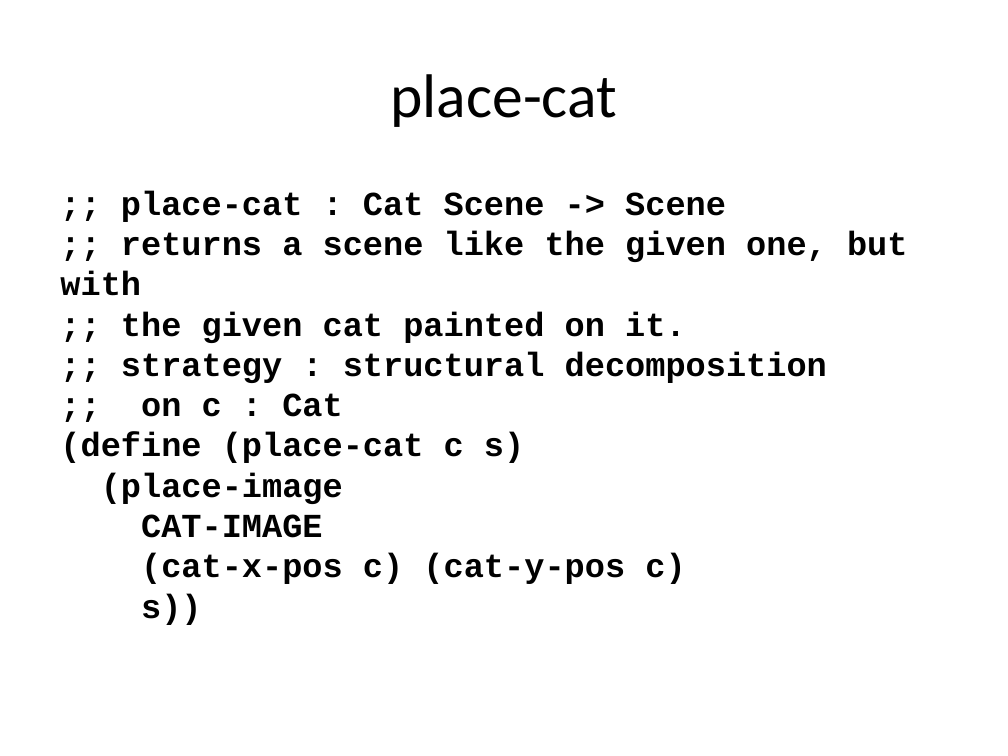
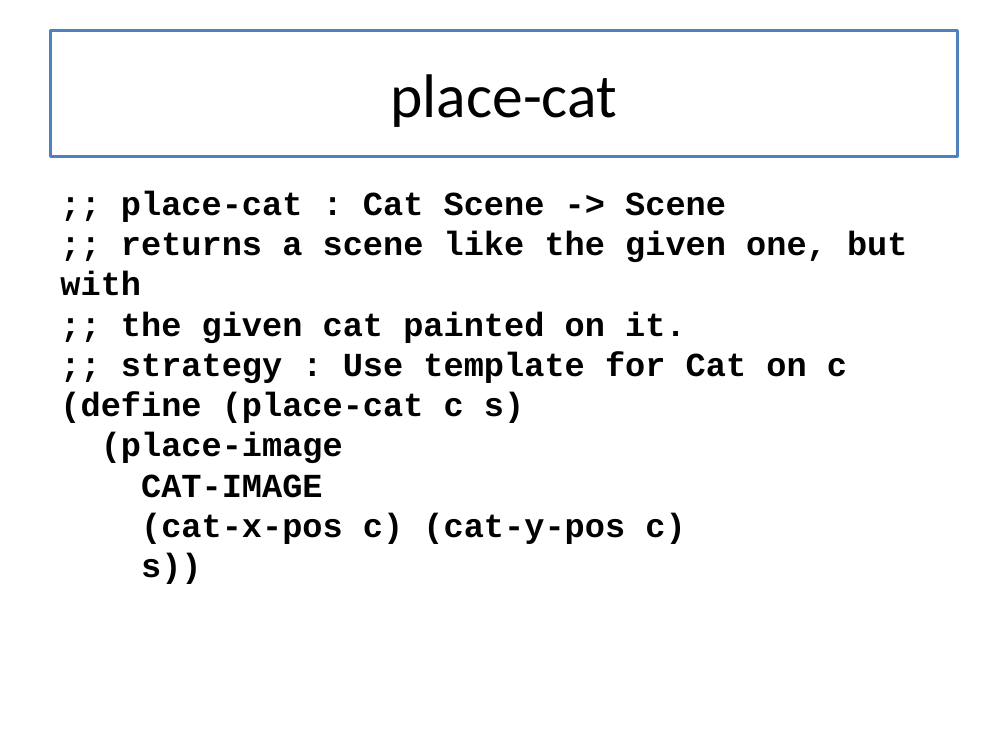
Before and after one commit to mwand/cs5010f16, a slide deck: slide 16 of Slides/Lesson 3.4 Two Draggable Cats.pptx. Drawn at 1008x756 pixels with LibreOffice and Linux fonts; fonts in the diff are those of the drawing. Boxes give left, top, right and bottom in pixels: in the first picture for what was removed or moved away, otherwise in the second. Text is boxed around its words. In the diff, an @@ line names an element or a change of style, - is before the commit and + after.

```diff
--- a/Slides/Lesson 3.4 Two Draggable Cats.pptx
+++ b/Slides/Lesson 3.4 Two Draggable Cats.pptx
@@ title "place-cat": place and size @@
-title "place-cat" at box(391, 74, 617, 127)
+title "place-cat" at box(50, 30, 958, 156)
@@ title "place-cat" at box(50, 30, 958, 156): fill none to #FFFFFF; outline none to #4F81BD 2.25 pt @@
@@ text at box(121, 351, 847, 383): text changed @@
-;; strategy : structural decomposition
-;; on c : Cat
+;; strategy : Use template for Cat on c
```
Also in this commit, not shown: 17 other slides changed, 11 other files.
